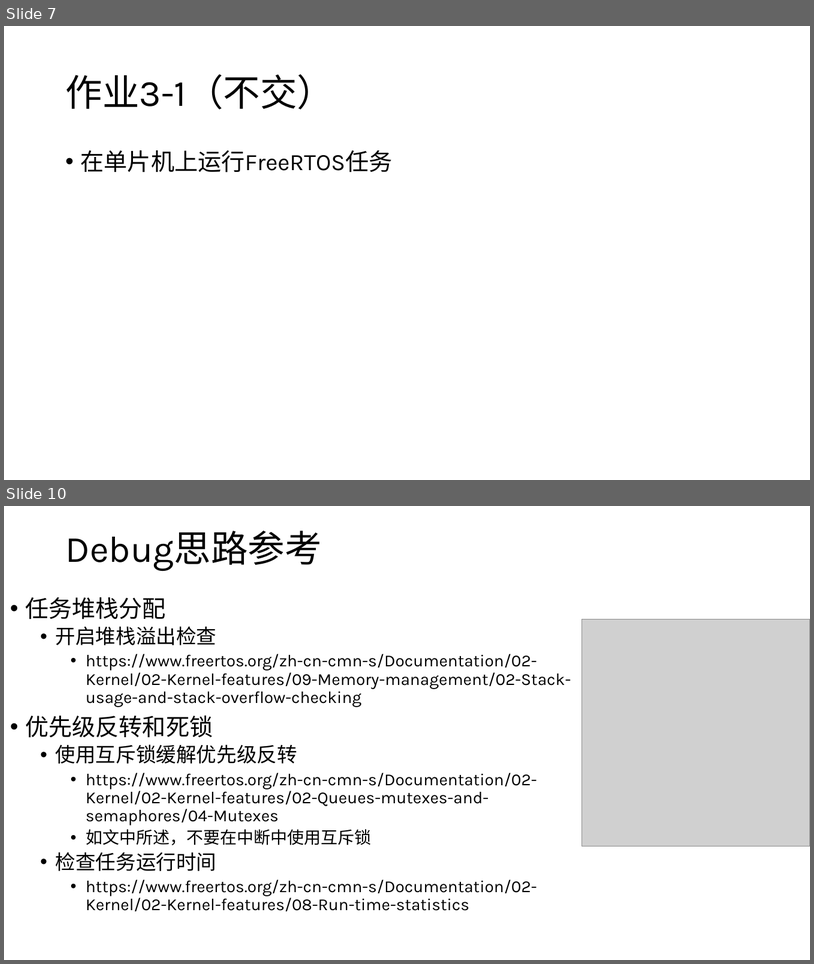
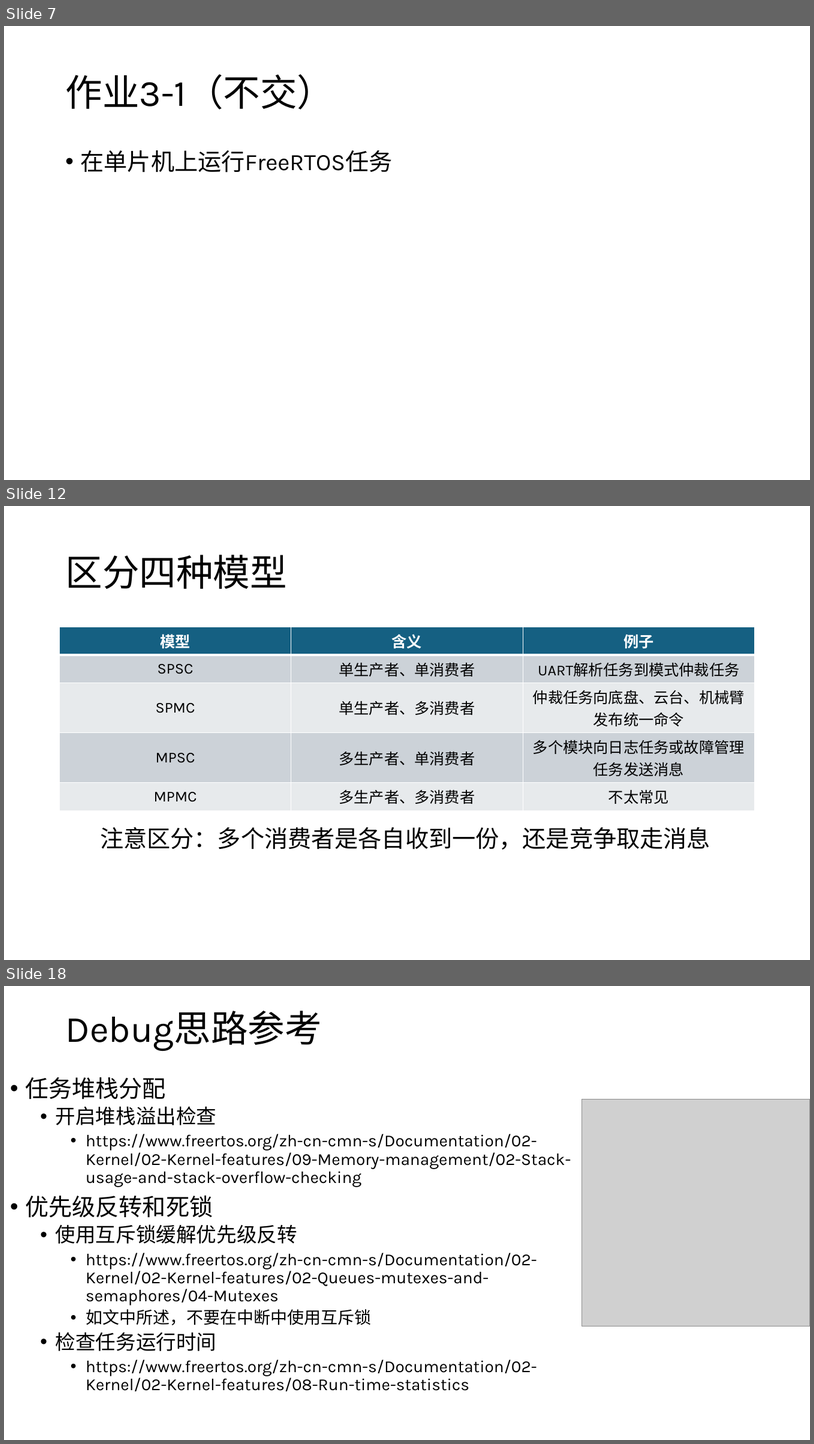
Before and after one commit to JLU-Robomaster-Embedded/embedded_tutorial, a slide deck: 3_RTOS与嵌入式程序设计.pptx. Shown one above the other, each under a label of ours: slides 7 and 10 before the commit, slides 7, 12 and 18 after it; the slides between them are not shown. The pictures are 814x964 and 814x1444 pixels, drawn with LibreOffice and Linux fonts; fonts in the diff are those of the drawing; grey boxes stand for pictures. Boxes give left, top, right and bottom in pixels: in the first picture for what was removed or moved away, otherwise in the second. Text is boxed around its words. In the diff, an @@ line names an element or a change of style, - is before the commit and + after.

```diff
--- a/3_RTOS与嵌入式程序设计.pptx
+++ b/3_RTOS与嵌入式程序设计.pptx
@@ slide 12 added at [4,506,810,960], background #FFFFFF @@
@@ title added at [65,555,287,589], 44 pt, text #000000 @@
+区分四种模型
@@ table added at [60,627,755,806], 5 rows, 3 columns @@
+模型 | 含义 | 例子
+SPSC | 单生产者、单消费者 | UART解析任务到模式仲裁任务
+SPMC | 单生产者、多消费者 | 仲裁任务向底盘、云台、机械臂发布统一命令
+MPSC | 多生产者、单消费者 | 多个模块向日志任务或故障管理任务发送消息
+MPMC | 多生产者、多消费者 | 不太常见
@@ text added at [100,826,711,849], 28 pt, text #000000 @@
+  注意区分：多个消费者是各自收到一份，还是竞争取走消息
@@ what was slide 10 is now slide 18 @@
```
Also in this commit, not shown: 2 slides changed, 10 other slides added.
